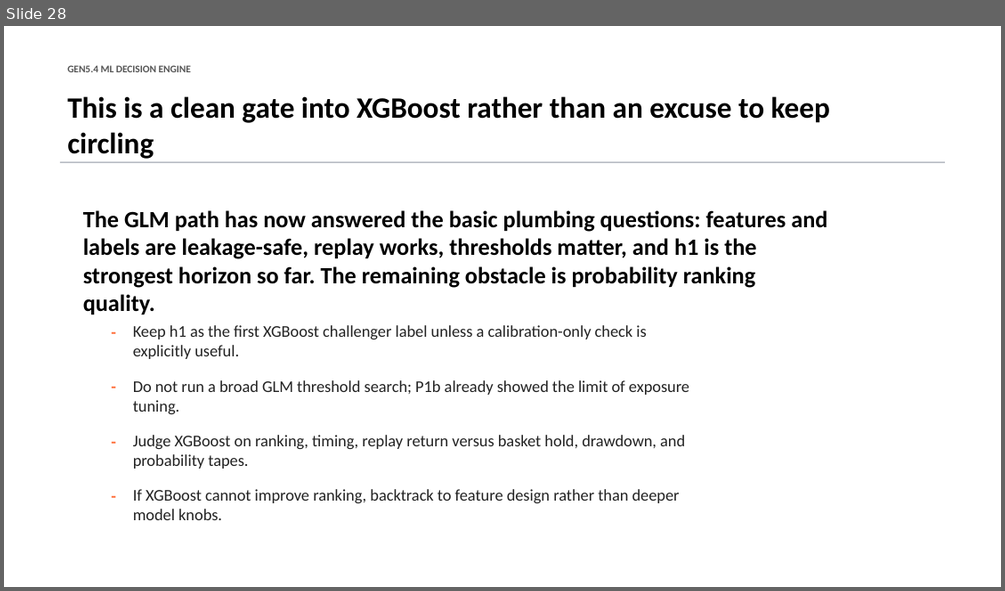
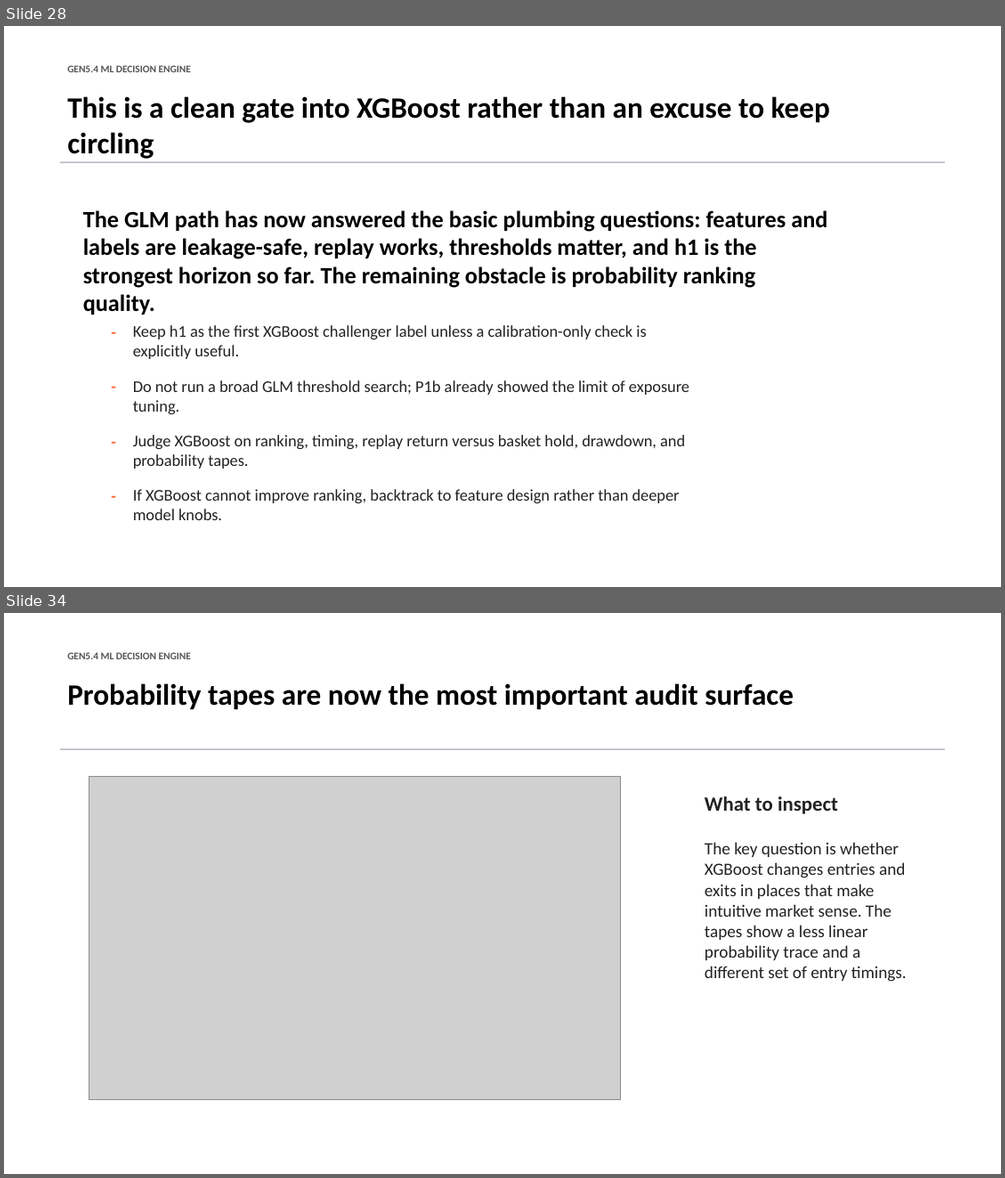
Before and after one commit to Francisc0Franc0/Time-Series-Modeling-Gen5, a slide deck: presentations/gen5_4_ml_decision_engine_incremental_build.pptx. Shown one above the other, each under a label of ours: slide 28 before the commit, slides 28 and 34 after it; the slides between them are not shown. The pictures are 1005x591 and 1005x1178 pixels, drawn with LibreOffice and Linux fonts; fonts in the diff are those of the drawing; grey boxes stand for pictures. Boxes give left, top, right and bottom in pixels: in the first picture for what was removed or moved away, otherwise in the second. Text is boxed around its words. In the diff, an @@ line names an element or a change of style, - is before the commit and + after.

Commit message:
Add Gen5.4 XGBoost challenger

```diff
--- a/presentations/gen5_4_ml_decision_engine_incremental_build.pptx
+++ b/presentations/gen5_4_ml_decision_engine_incremental_build.pptx
@@ slide 34 added at <box>4,613,1001,1174</box>, background #FFFFFF @@
@@ text added at <box>67,652,191,659</box>, 9.8 pt, text #555555, bold @@
+GEN5.4 ML DECISION ENGINE
@@ text added at <box>67,683,793,710</box>, 28.5 pt, text #000000, bold @@
+Probability tapes are now the most important audit surface
@@ rectangle added at <box>60,748,945,750</box>, fill #B8BCC4 @@
@@ picture added at <box>89,777,620,1099</box> @@
@@ text added at <box>704,796,838,814</box>, 19.5 pt, text #222222, bold @@
+What to inspect
@@ text added at <box>704,842,906,981</box>, 16.5 pt, text #222222 @@
+The key question is whether XGBoost changes entries and exits in places that make intuitive market sense. The tapes show a less linear probability trace and a different set of entry timings.
```
Also in this commit, not shown: 7 other slides added, 5 other files.
